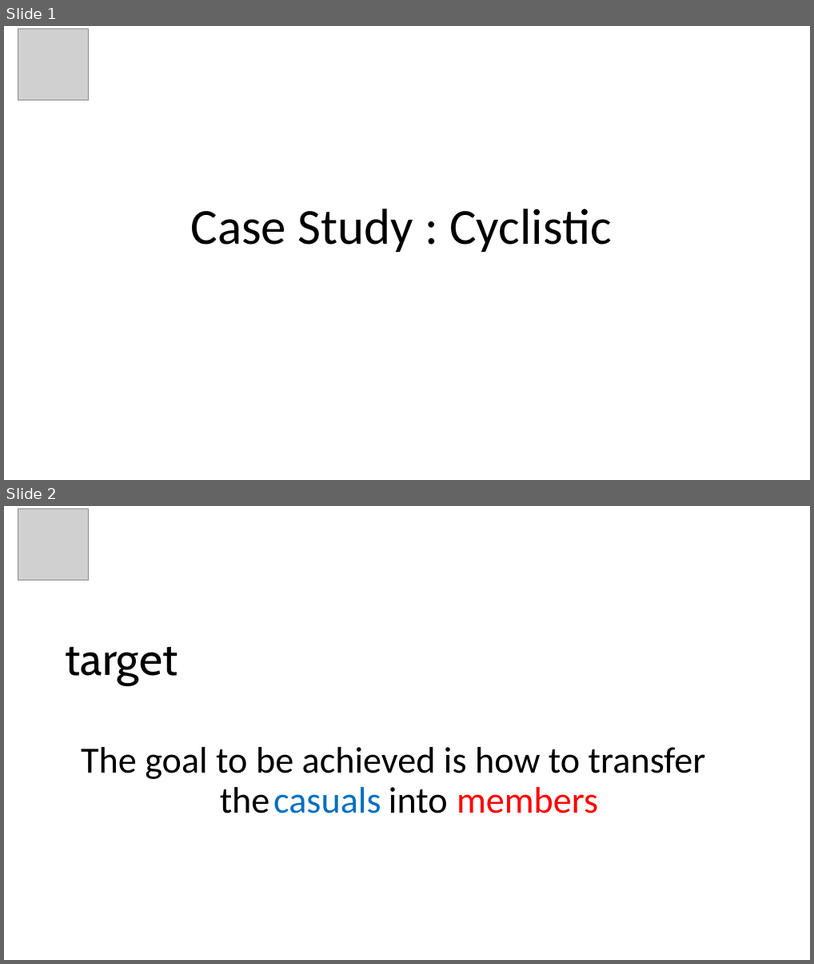
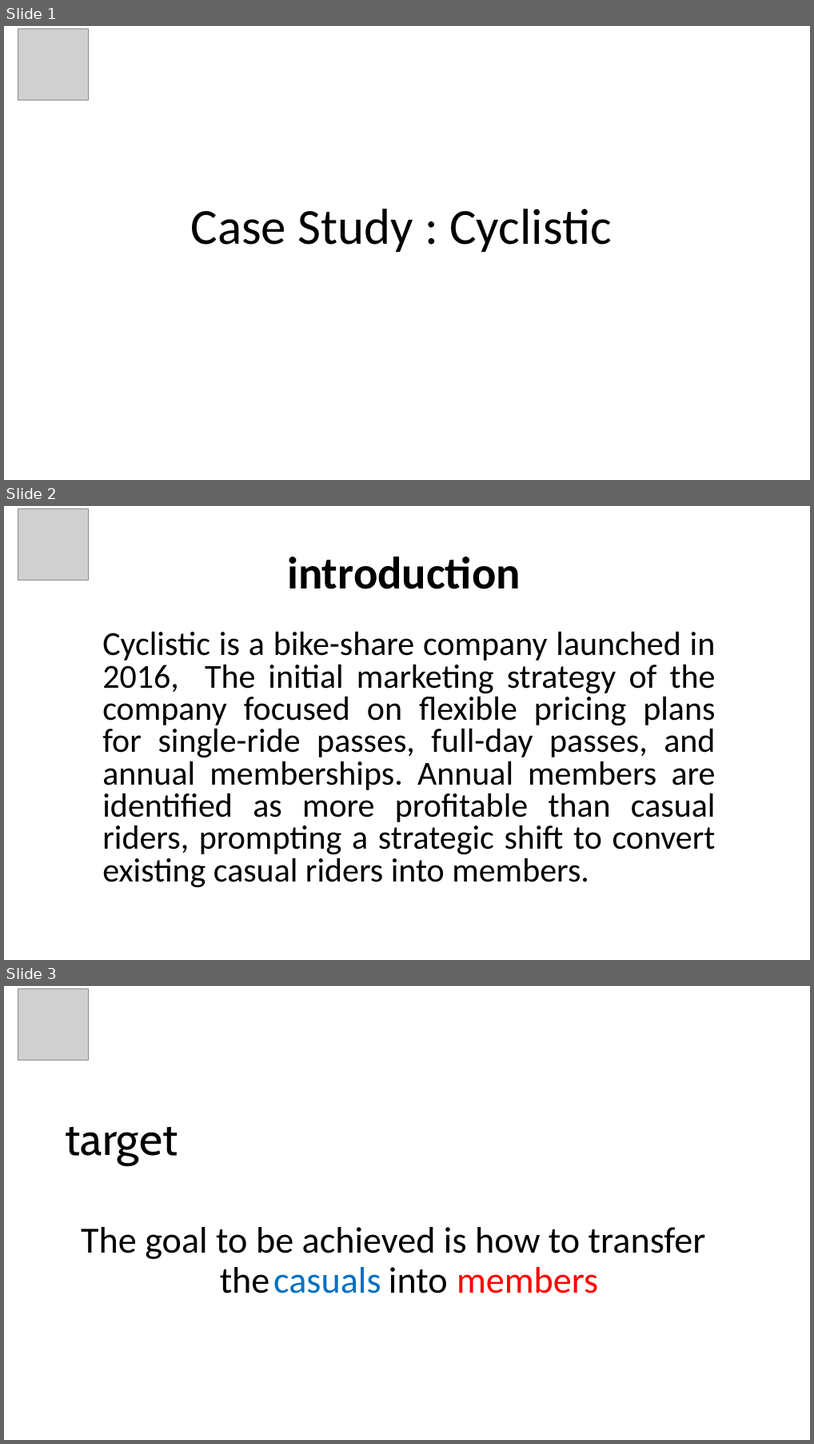
Before and after one commit to O-laksir/PowerBI-Cyclistic-, a slide deck: Cyclistic.pptx. Shown one above the other, each under a label of ours: slides 1 and 2 before the commit, slides 1, 2 and 3 after it. The pictures are 814x964 and 814x1444 pixels, drawn with LibreOffice and Linux fonts; fonts in the diff are those of the drawing; grey boxes stand for pictures. Boxes give left, top, right and bottom in pixels: in the first picture for what was removed or moved away, otherwise in the second. Text is boxed around its words. In the diff, an @@ line names an element or a change of style, - is before the commit and + after.

```diff
--- a/Cyclistic.pptx
+++ b/Cyclistic.pptx
@@ slide 2 added at box(4, 506, 810, 960), background #FFFFFF @@
@@ picture added at box(18, 509, 89, 580) @@
@@ title added at box(287, 556, 521, 589), 54 pt, text #000000, bold @@
+introduction
@@ text added at box(102, 632, 716, 888), 40 pt, text #000000 @@
+Cyclistic is a bike-share company launched in 2016, The initial marketing strategy of the company focused on flexible pricing plans for single-ride passes, full-day passes, and annual memberships. Annual members are identified as more profitable than casual riders, prompting a strategic shift to convert existing casual riders into members.
@@ what was slide 2 is now slide 3 @@
```
Also in this commit, not shown: 9 slides changed, 1 other slide added.
